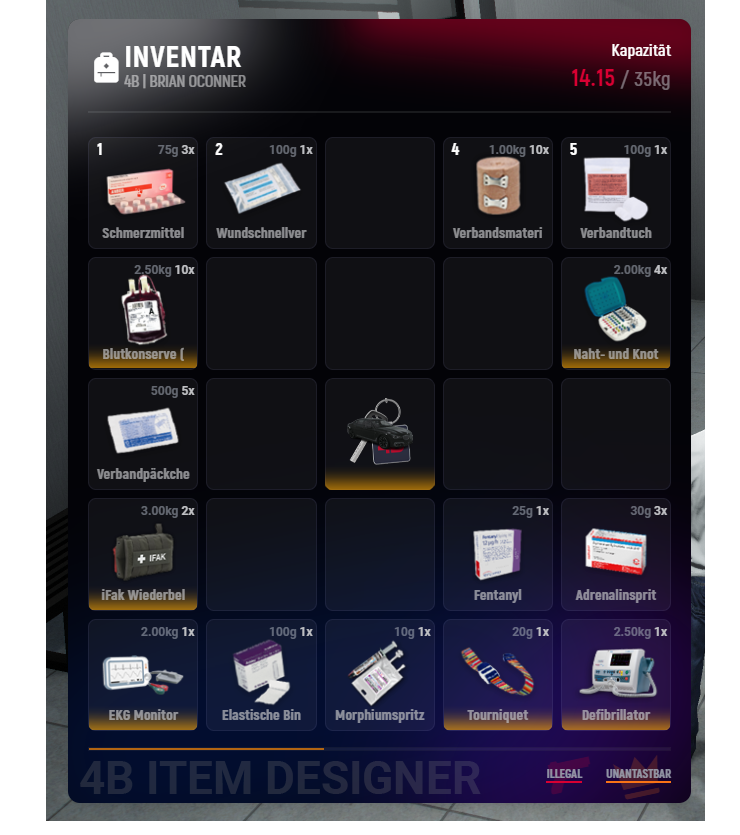
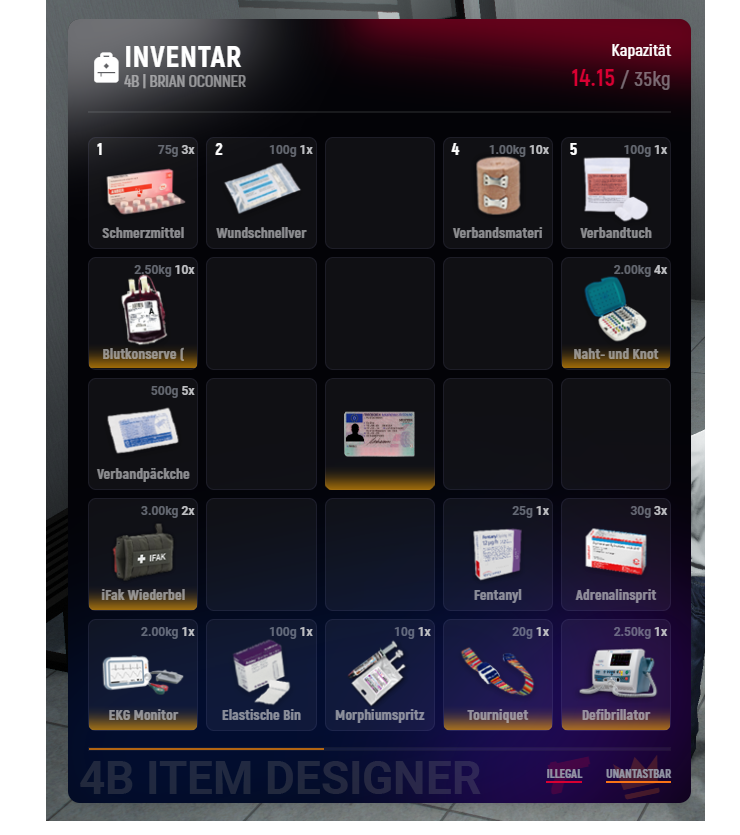
Before/after of a (740, 835) layered artwork. What changed in the layer stack:
painted on "DOUBLE CLICK HERE" over (344, 398, 415, 465)
